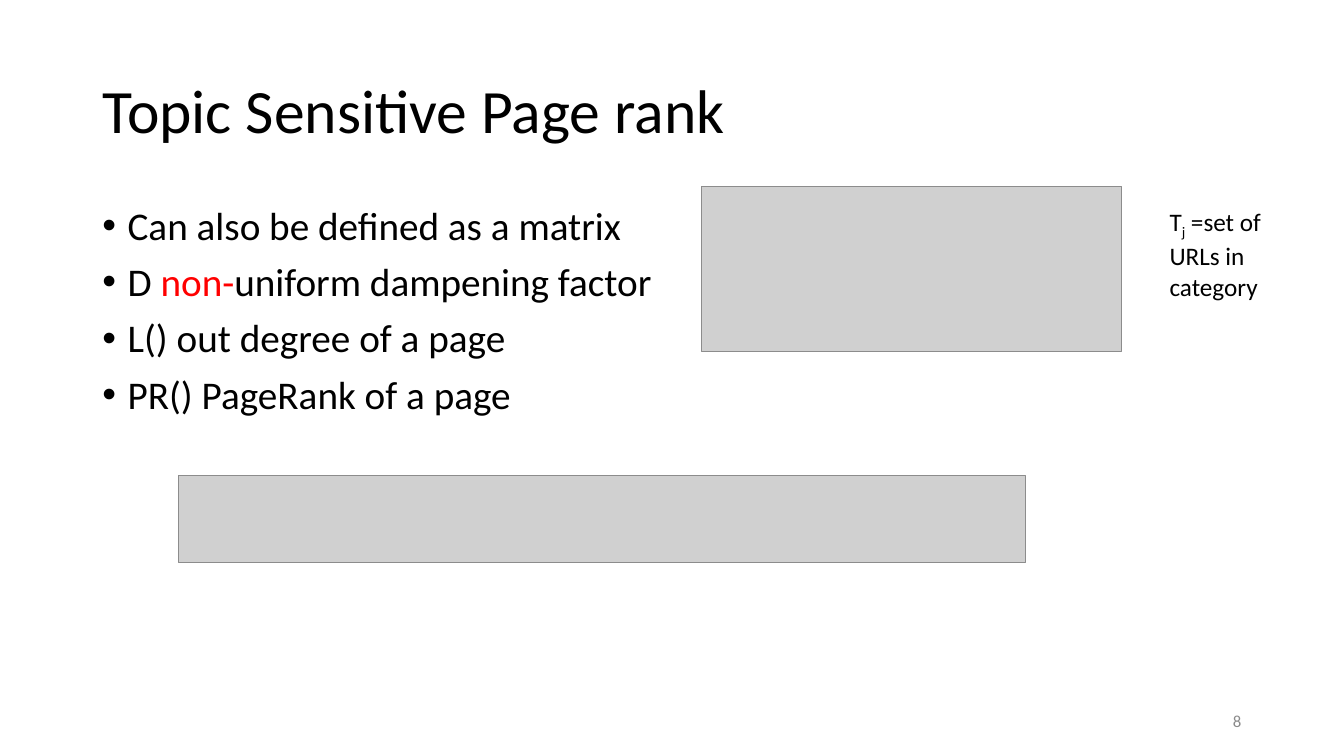
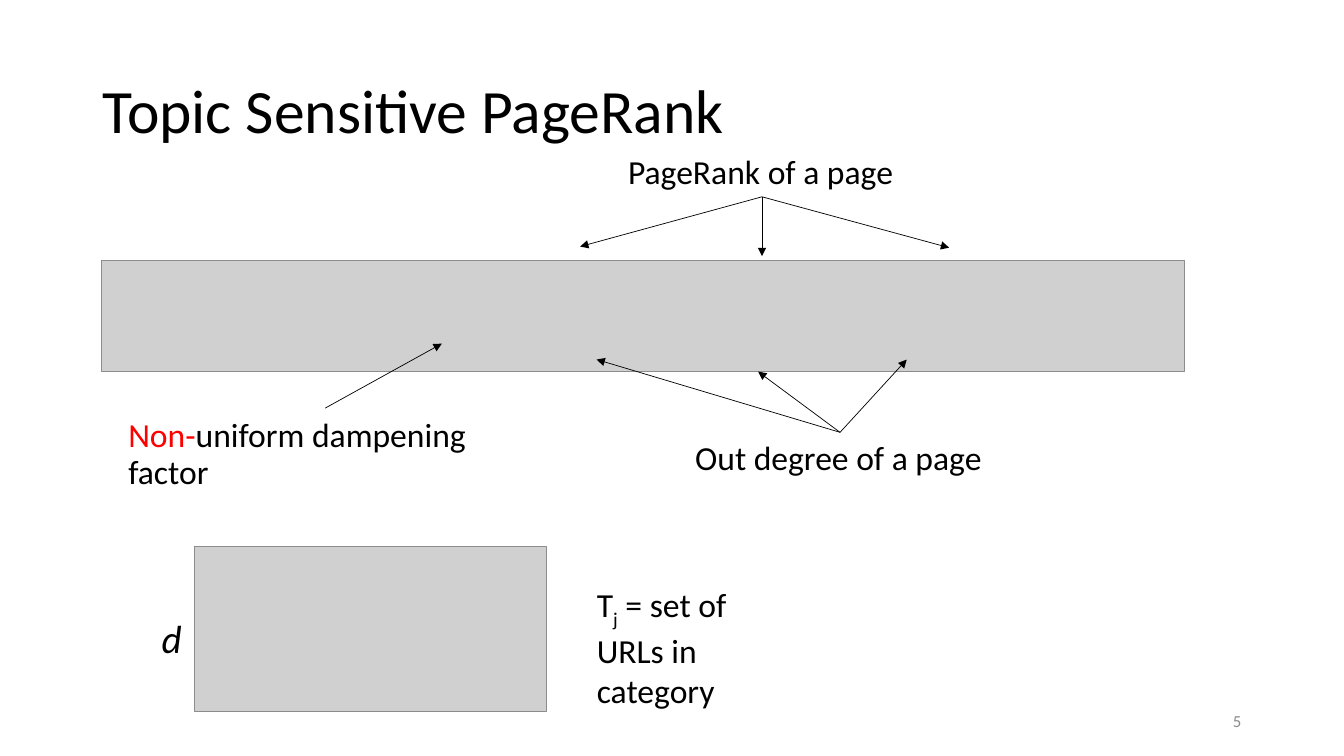
Before and after one commit to Miranda-C-Smith/cs834-f17, a slide deck: slide 5 of assignments/Presentation2/TopicPageRankSlides.pptx (slide 8 before the commit). Drawn at 1344x756 pixels with LibreOffice and Linux fonts; fonts in the diff are those of the drawing; grey boxes stand for pictures. Boxes give left, top, right and bottom in pixels: in the first picture for what was removed or moved away, otherwise in the second. Text is boxed around its words. In the diff, an @@ line names an element or a change of style, - is before the commit and + after.

Commit message:
updating powerpoint

```diff
--- a/assignments/Presentation2/TopicPageRankSlides.pptx
+++ b/assignments/Presentation2/TopicPageRankSlides.pptx
@@ title at [102, 90, 723, 144]: text changed @@
-Topic Sensitive Page rank
+Topic Sensitive PageRank
@@ text added at [628, 160, 893, 190], 24 pt, text #000000 @@
+PageRank of a page
@@ arrow added from (762, 197) to (581, 247), #000000 0.5 pt @@
@@ arrow added from (762, 197) to (762, 256), #000000 0.5 pt @@
@@ arrow added from (762, 197) to (950, 248), #000000 0.5 pt @@
@@ text removed at [128, 212, 652, 416] @@
-• Can also be defined as a matrix
-• D non-uniform dampening factor
-• L() out degree of a page
-• PR() PageRank of a page
@@ picture: place and size @@
-picture at [178, 476, 1026, 563]
+picture at [102, 261, 1185, 372]
@@ arrow added from (326, 408) to (442, 344), #000000 0.5 pt @@
@@ arrow added from (840, 433) to (597, 360), #000000 0.5 pt @@
@@ arrow added from (840, 433) to (758, 372), #000000 0.5 pt @@
@@ arrow added from (840, 433) to (907, 360), #000000 0.5 pt @@
@@ text added at [128, 423, 466, 485], 24 pt, text #000000 @@
+Non-uniform dampening factor
@@ text added at [695, 446, 981, 476], 24 pt, text #000000 @@
+Out degree of a page
@@ picture: place and size @@
-picture at [702, 187, 1122, 352]
+picture at [195, 546, 546, 712]
@@ text at [597, 594, 726, 709]: text changed; size 18 to 24 pt @@
-Tj =set of URLs in category
+Tj = set of URLs in category
@@ text added at [162, 625, 182, 654], 28 pt, text #000000, italic @@
+d
@@ page number at [1233, 716, 1241, 727]: text changed @@
-8
+5
```
Also in this commit, not shown: 5 other slides changed, 6 slides added, 4 slides removed.
